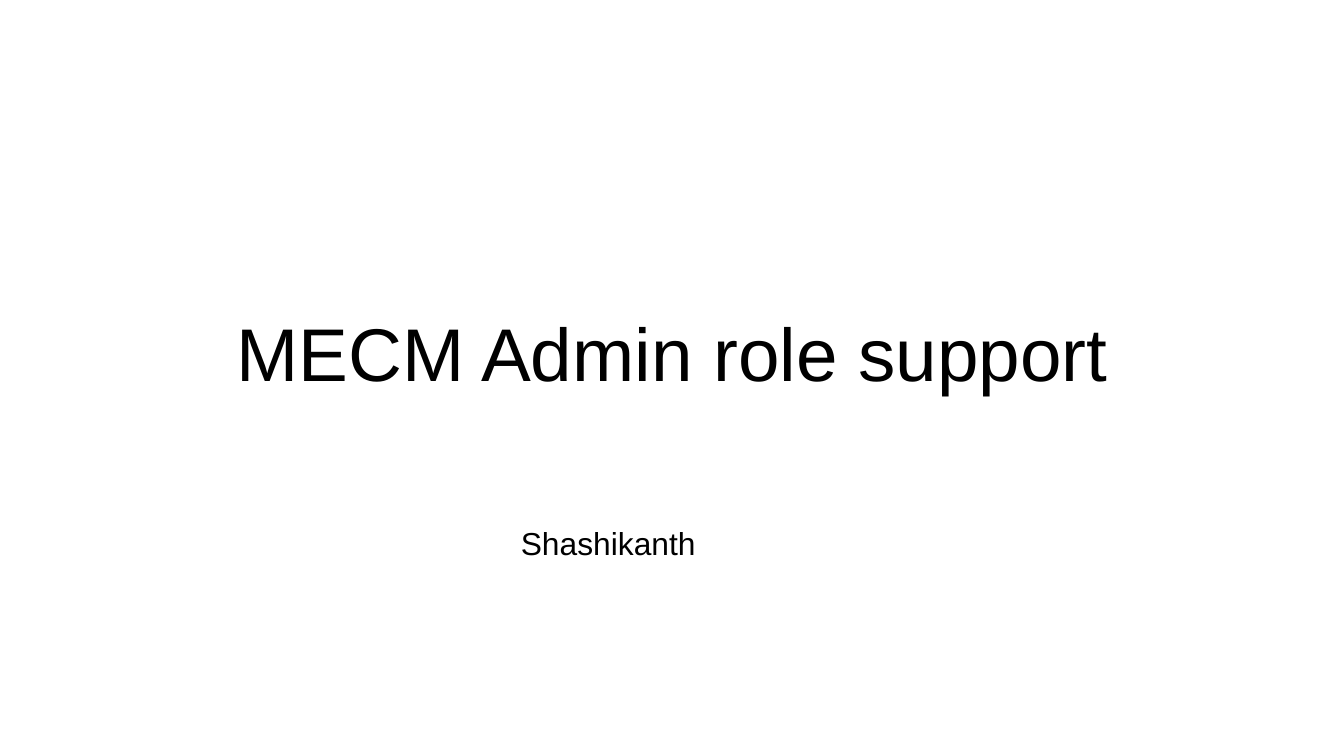
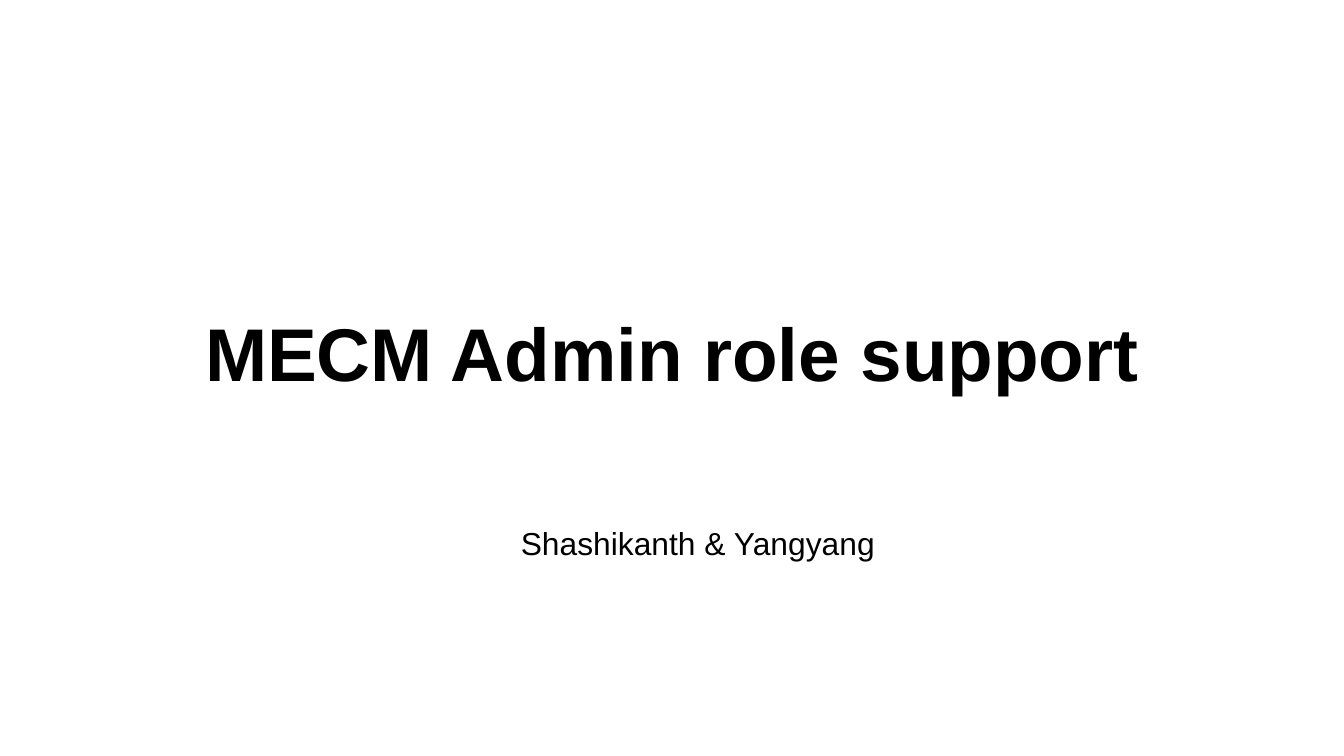
Before and after one commit to EdgeGallery/community, a slide deck: slide 1 of MECM PT/Release V1.1/MECM admin role support.pptx. Drawn at 1344x756 pixels with LibreOffice and Linux fonts; fonts in the diff are those of the drawing. Boxes give left, top, right and bottom in pixels: in the first picture for what was removed or moved away, otherwise in the second. Text is boxed around its words. In the diff, an @@ line names an element or a change of style, - is before the commit and + after.

Commit message:
mecm admin support

```diff
--- a/MECM PT/Release V1.1/MECM admin role support.pptx
+++ b/MECM PT/Release V1.1/MECM admin role support.pptx
@@ subtitle "MECM Admin role support" at [205,327,1139,395]: bold on @@
@@ text at [521,532,875,560]: text changed @@
-Shashikanth
+Shashikanth & Yangyang
```
Also in this commit, not shown: 9 other slides changed.
